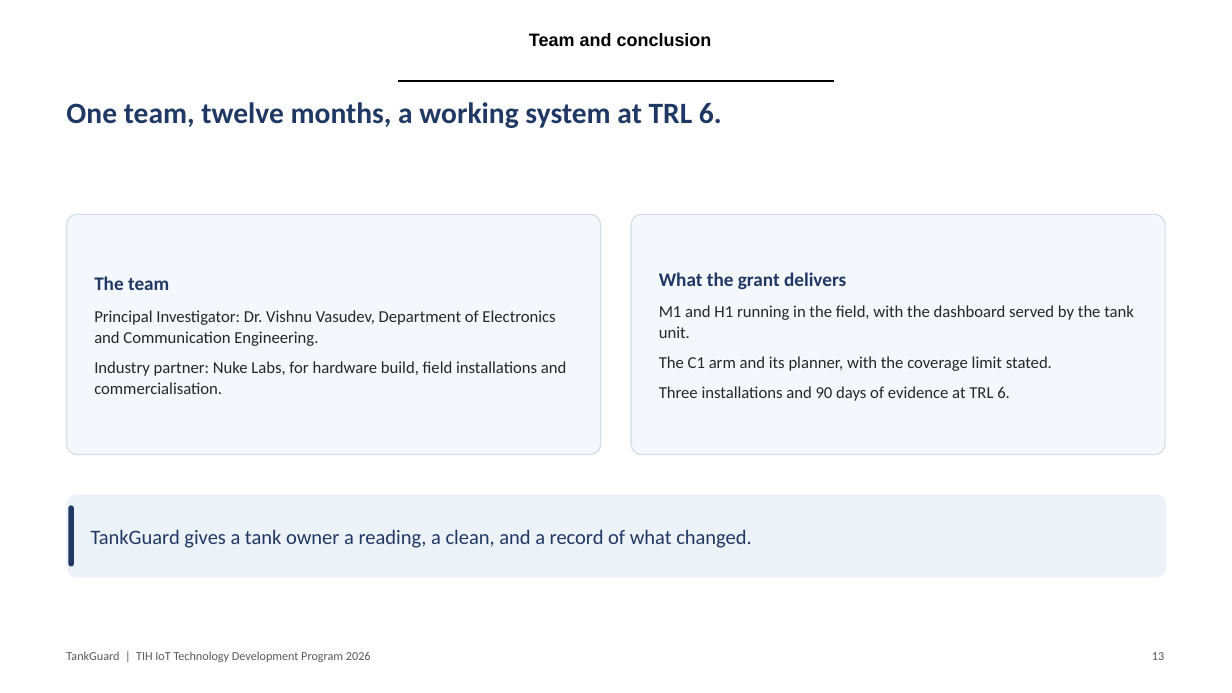
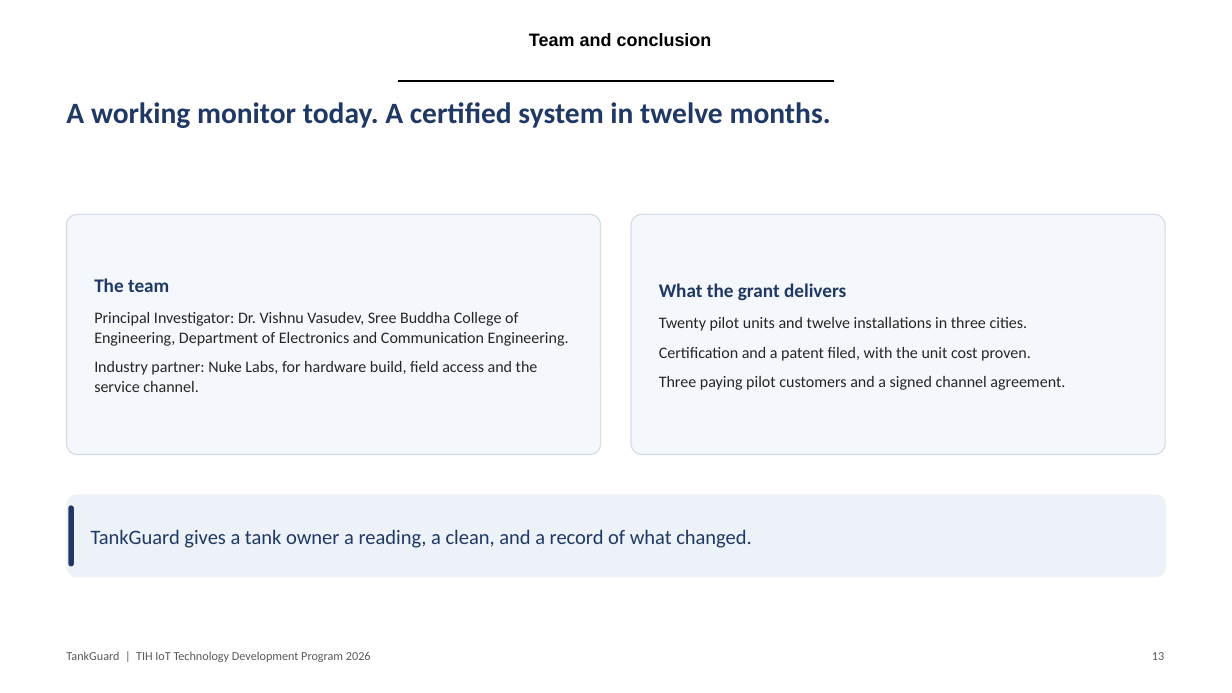
Before and after one commit to adithya-in/tankguard, a slide deck: slide 13 of docs/office/TankGuard_Presentation.pptx. Drawn at 1232x693 pixels with LibreOffice and Linux fonts; fonts in the diff are those of the drawing; background and template pictures are left out. Boxes give left, top, right and bottom in pixels: in the first picture for what was removed or moved away, otherwise in the second. Text is boxed around its words. In the diff, an @@ line names an element or a change of style, - is before the commit and + after.

Commit message:
docs(office): make the grant a commercialisation request, not a parts bill
TDP 11 funds up to INR 50 lakh over 12 months for TRL 6+ projects that are ready to commercialise. The previous ask was INR 23,587, which is the prototype's parts cost and was already spent, so it read as a reimbursement request and contradicted the TRL 6 entry rule.

The request is now INR 42,33,600: two engineers, tooling, twenty pilot units, certification, a patent and twelve field installations. The prototype spend is shown as prior investment, and the milestones end at a sale rather than a demonstration.

The proposal gains a commercialisation section with the buyer, price target, market base and route to revenue. The workbook now splits every head across the three tranches, and the PI affiliation is corrected to Sree Buddha College of Engineering with Nuke Labs as the industry partner.

```diff
--- a/docs/office/TankGuard_Presentation.pptx
+++ b/docs/office/TankGuard_Presentation.pptx
@@ text at <box>66,102,831,128</box>: text changed @@
-One team, twelve months, a working system at TRL 6.
+A working monitor today. A certified system in twelve months.
@@ text at <box>94,312,569,392</box>: text changed; size 13 to 12.5 pt @@
-Principal Investigator: Dr. Vishnu Vasudev, Department of Electronics and Communication Engineering.
-Industry partner: Nuke Labs, for hardware build, field installations and commercialisation.
+Principal Investigator: Dr. Vishnu Vasudev, Sree Buddha College of Engineering, Department of Electronics and Communication Engineering.
+Industry partner: Nuke Labs, for hardware build, field access and the service channel.
@@ text at <box>659,317,1031,361</box>: text changed; size 13 to 12.5 pt @@
-M1 and H1 running in the field, with the dashboard served by the tank unit.
-The C1 arm and its planner, with the coverage limit stated.
-Three installations and 90 days of evidence at TRL 6.
+Twenty pilot units and twelve installations in three cities.
+Certification and a patent filed, with the unit cost proven.
+Three paying pilot customers and a signed channel agreement.
```
Also in this commit, not shown: 5 other slides changed, 1 slide added, 1 slide removed, 3 other files.
